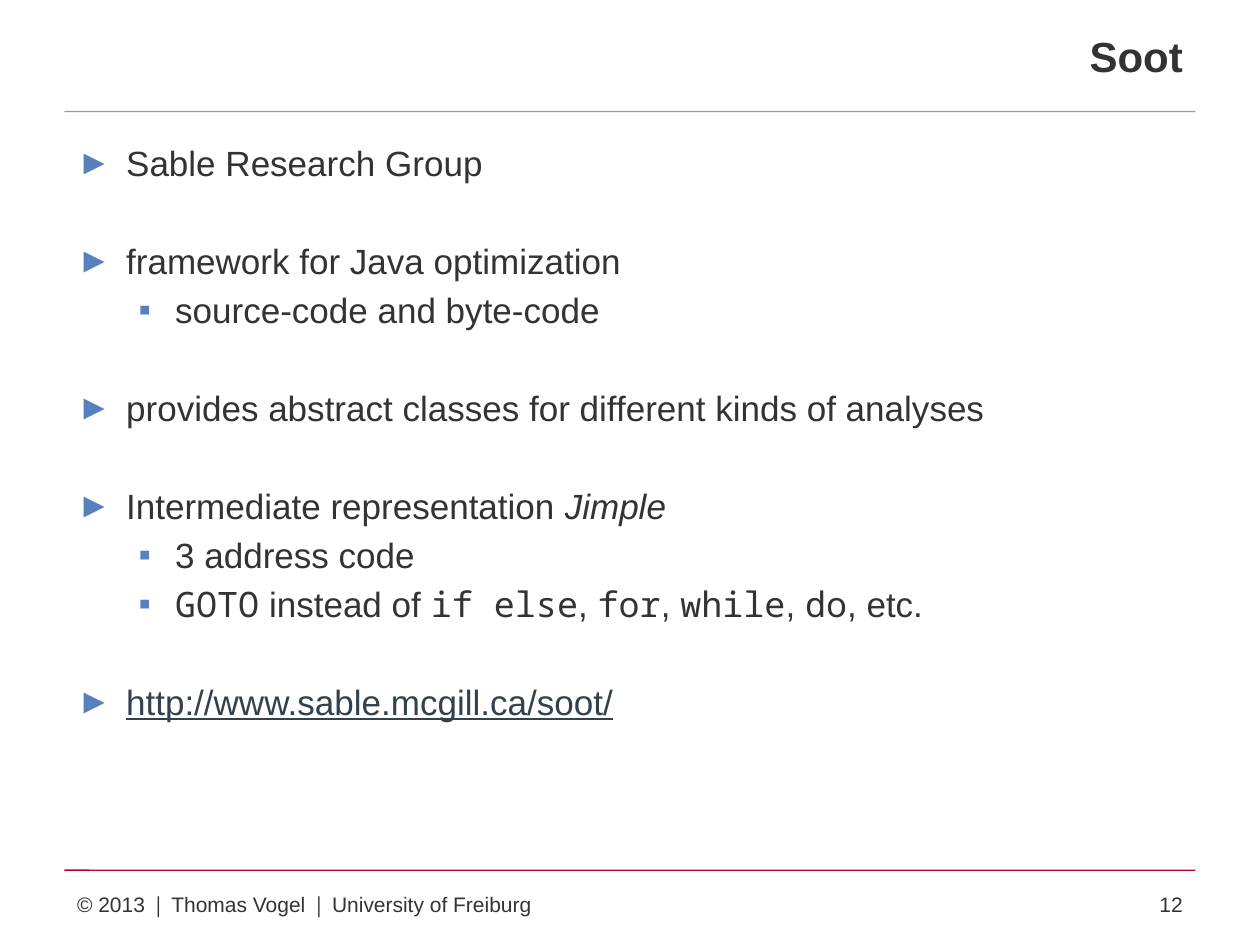
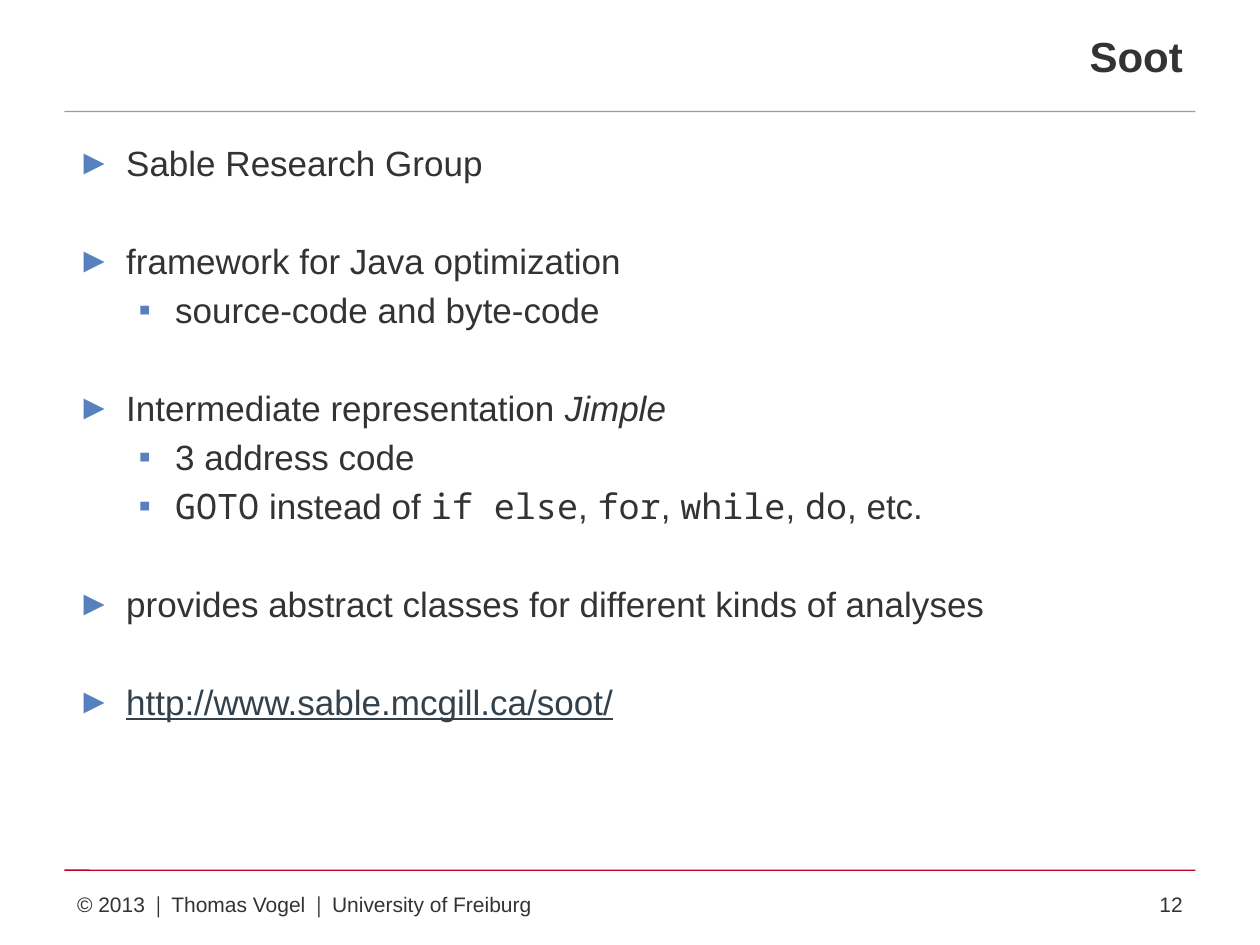
Before and after one commit to proglang/jgs, a slide deck: slide 12 of presentation/presentation.pptx. Drawn at 1260x945 pixels with LibreOffice and Linux fonts; fonts in the diff are those of the drawing. Boxes give left, top, right and bottom in pixels: in the first picture for what was removed or moved away, otherwise in the second. Text is boxed around its words. In the diff, an @@ line names an element or a change of style, - is before the commit and + after.

```diff
--- a/presentation/presentation.pptx
+++ b/presentation/presentation.pptx
@@ text at (x1=126, y1=395, x2=984, y2=428): paragraph removed @@
-► provides abstract classes for different kinds of analyses
@@ text at (x1=126, y1=591, x2=984, y2=624): paragraph added @@
+► provides abstract classes for different kinds of analyses
```
Also in this commit, not shown: 12 other slides changed, 2 other files.
